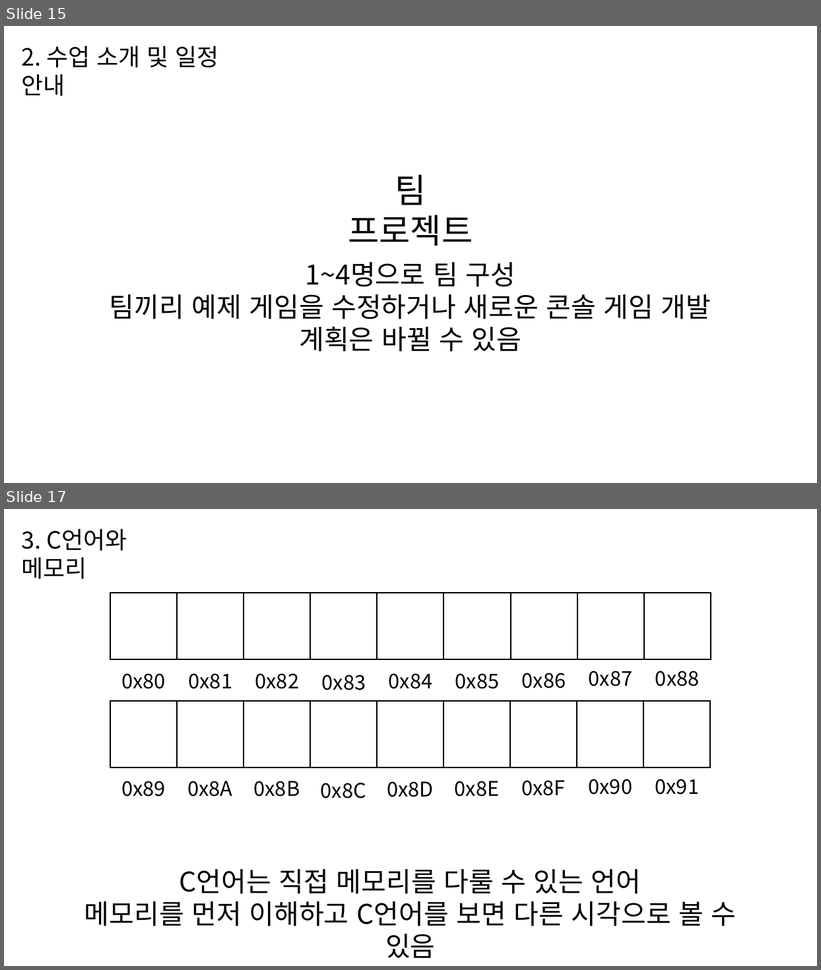
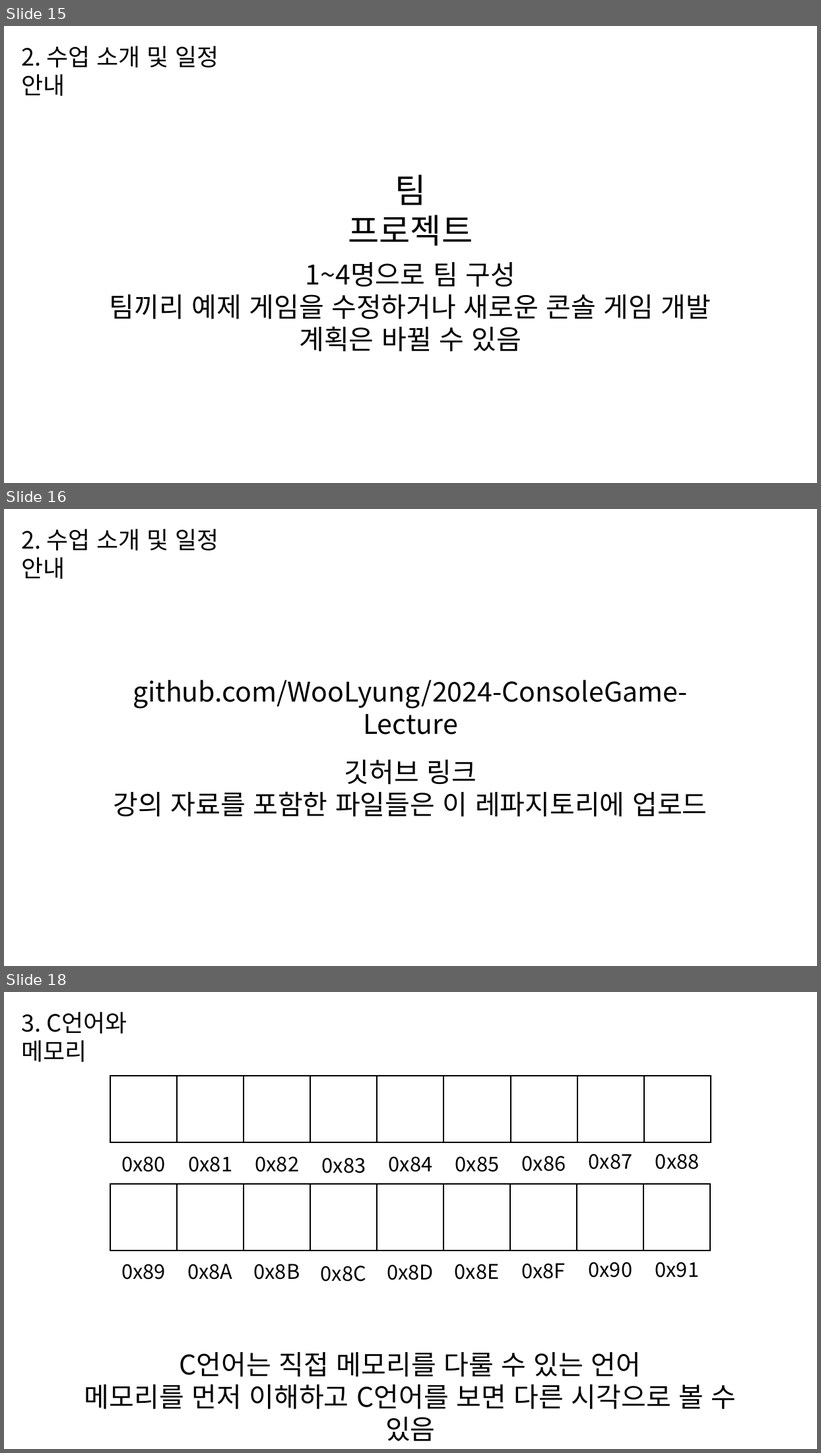
Before and after one commit to WooLyung/2024-ConsoleGame-Lecture, a slide deck: 1. C언어 복습하기.pptx. Shown one above the other, each under a label of ours: slides 15 and 17 before the commit, slides 15, 16 and 18 after it; the slides between them are not shown. The pictures are 821x970 and 821x1453 pixels, drawn with LibreOffice and Linux fonts; fonts in the diff are those of the drawing. Boxes give left, top, right and bottom in pixels: in the first picture for what was removed or moved away, otherwise in the second. Text is boxed around its words. In the diff, an @@ line names an element or a change of style, - is before the commit and + after.

Commit message:
1일차 t

```diff
--- a/1. C언어 복습하기.pptx
+++ b/1. C언어 복습하기.pptx
@@ slide 16 added at [4,509,817,966], background #FFFFFF @@
@@ text added at [21,529,219,579], 28 pt, text #000000 @@
+2. 수업 소개 및 일정 안내
@@ text added at [133,680,688,735], 32 pt, text #000000 @@
+github.com/WooLyung/2024-ConsoleGame-Lecture
@@ text added at [113,760,707,817], 32 pt, text #000000 @@
+깃허브 링크
+강의 자료를 포함한 파일들은 이 레파지토리에 업로드
@@ what was slide 17 is now slide 18 @@
```
